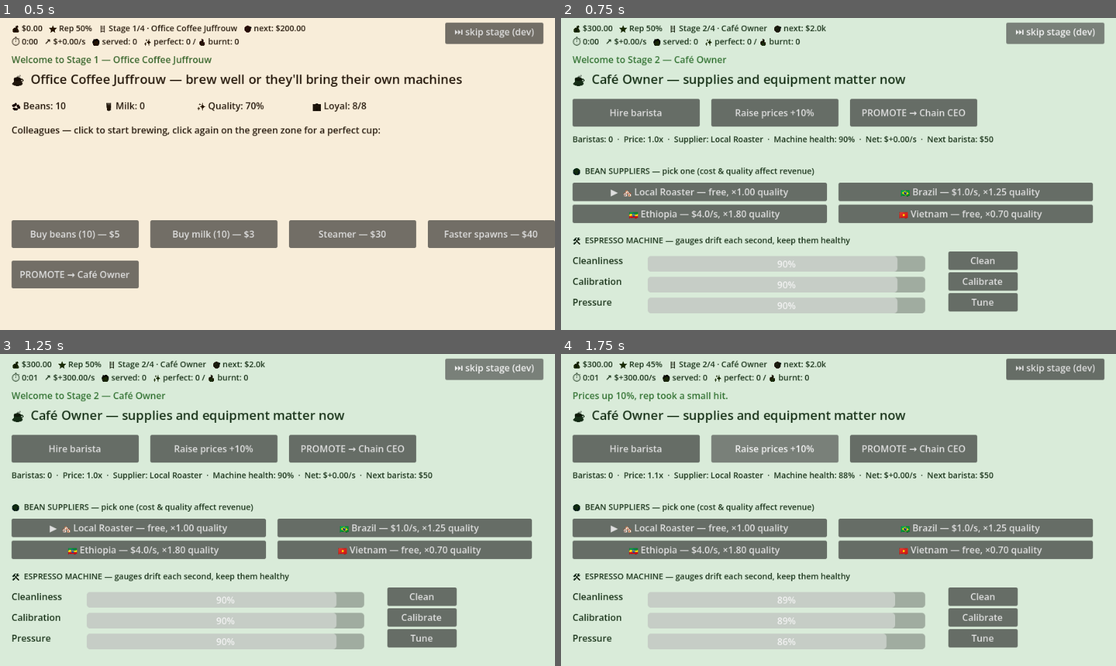
Above: before the commit, frames 1-4 (two rows, left to right).
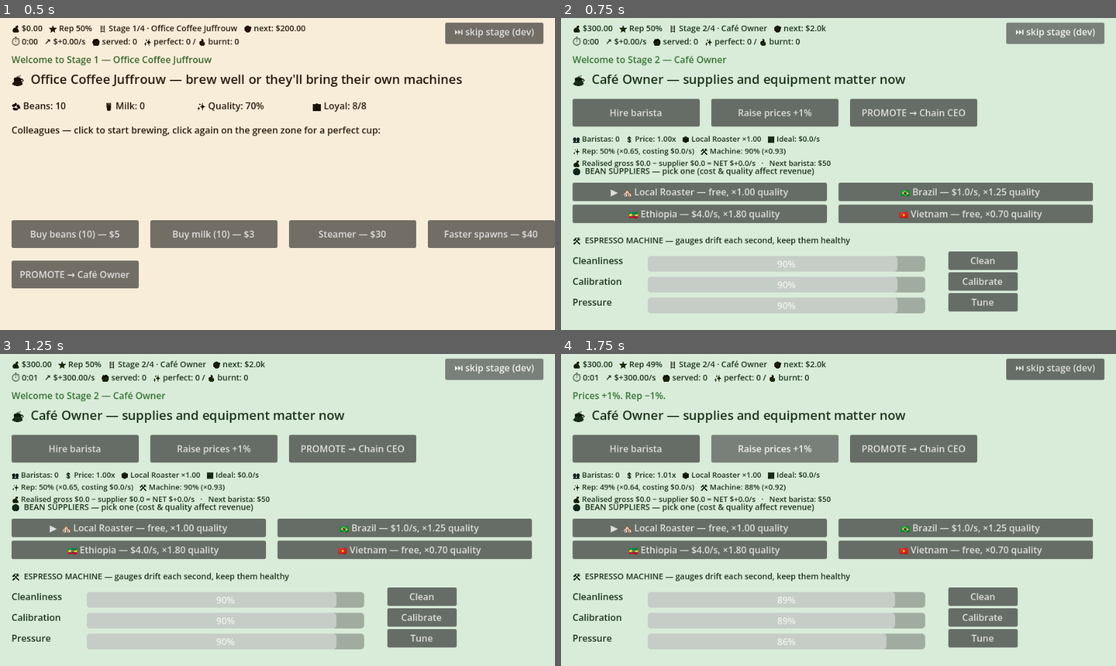
Above: after the commit, the same moments.

Repository: Bommelcode/marchyparchy
Game: Godot game, scene res://scenes/main.tscn
Same seed, same stepped clock (60 frames per second), same inputs: the game is played once before the commit and once after it.
Inputs:
- Up to frame 1 (0.5 s): no input
- Up to frame 2 (0.75 s): click "⏭ skip stage (dev)" at 0.5 s
- Up to frame 3 (1.25 s): no input
- Up to frame 4 (1.75 s): click "Raise prices +10%" (after the commit: "Raise prices +1%") at 1.25 s

Frame 1 is identical in both runs. In frame 2, 2.0% of the frame differs, in the area x 2-78%, y 29-49%; in frame 3, 2.0%; in frame 4, 2.2%, in the area x 2-78%, y 2-49%.

Commit message:
Stage 2: price hikes per percent, rep now hammers revenue
Raise prices is now +1% per click (was +10%). Each click also drops
rep by 1%, so the trade-off is fine-grained.

Reputation now multiplies revenue: rep_mult = 0.30 + 0.70 * rep, so
zero rep means 70% revenue lost. Combined with the existing machine
multiplier, low rep can wipe out an entire location's profit.

Status panel now shows three lines:
- Headcount, price multiplier, supplier, ideal gross
- Rep % (and $/s lost to rep), machine health (and $/s lost there)
- Realised gross, supplier cost, NET — with next-barista cost

Heads up: the previous commit (99c6b6f) was authored with a bad email
due to a CLI typo on my side. Future commits use the correct address.

Diff:
--- a/scripts/main.gd
+++ b/scripts/main.gd
@@ -529,14 +529,14 @@
 	_stage_title("☕  Café Owner — supplies and equipment matter now")
 
 	_make_stage_button("Hire barista", Vector2(20, 50), _hire_barista)
-	_make_stage_button("Raise prices +10%", Vector2(260, 50), _raise_prices)
+	_make_stage_button("Raise prices +1%", Vector2(260, 50), _raise_prices)
 	_make_stage_button("PROMOTE → Chain CEO", Vector2(500, 50), _try_promote)
 
 	s2_status = Label.new()
 	s2_status.position = Vector2(20, 110)
-	s2_status.size = Vector2(920, 50)
+	s2_status.size = Vector2(920, 70)
 	s2_status.modulate = STAGE_FG[2]
-	s2_status.add_theme_font_size_override("font_size", 14)
+	s2_status.add_theme_font_size_override("font_size", 13)
 	stage_view.add_child(s2_status)
 
 	# --- suppliers ---
@@ -594,9 +594,9 @@
 
 
 func _raise_prices() -> void:
-	cafe_price_mult += 0.1
-	rep = maxf(rep - 0.05, 0.0)
-	_notify("Prices up 10%, rep took a small hit.")
+	cafe_price_mult += 0.01
+	rep = maxf(rep - 0.01, 0.0)
+	_notify("Prices +1%. Rep −1%.")
 	_refresh_stage_2_ui()
 	_refresh_hud()
 
@@ -629,10 +629,22 @@
 	return (machine_clean + machine_calibration + machine_pressure) / 3.0
 
 
+func _stage_2_rep_multiplier() -> float:
+	# rep damage hits revenue hard: at full rep ×1.0, at zero rep ×0.30
+	return 0.30 + 0.70 * rep
+
+
 func _stage_2_revenue_per_sec() -> float:
 	var sup: Dictionary = SUPPLIERS[current_supplier]
-	var multiplier: float = 0.3 + 0.7 * _stage_2_machine_health()
-	var gross: float = float(baristas) * 5.0 * cafe_price_mult * float(sup["quality"]) * multiplier
+	var machine_mult: float = 0.30 + 0.70 * _stage_2_machine_health()
+	var rep_mult: float = _stage_2_rep_multiplier()
+	var gross: float = (
+		float(baristas) * 5.0
+		* cafe_price_mult
+		* float(sup["quality"])
+		* machine_mult
+		* rep_mult
+	)
 	return gross - float(sup["cost"])
 
 
@@ -654,14 +666,21 @@
 		machine_calib_bar.value = machine_calibration
 	if machine_press_bar != null:
 		machine_press_bar.value = machine_pressure
-	# stats line
+	# stats panel — three lines so each multiplier is legible
 	if s2_status != null:
 		var sup: Dictionary = SUPPLIERS[current_supplier]
-		var net: float = _stage_2_revenue_per_sec()
+		var rep_mult: float = _stage_2_rep_multiplier()
+		var machine_mult: float = 0.30 + 0.70 * _stage_2_machine_health()
+		var ideal_gross: float = float(baristas) * 5.0 * cafe_price_mult * float(sup["quality"])
+		var realised_gross: float = ideal_gross * machine_mult * rep_mult
+		var net: float = realised_gross - float(sup["cost"])
 		var next_cost: int = int(50.0 + float(baristas) * 50.0)
-		s2_status.text = "Baristas: %d  ·  Price: %.1fx  ·  Supplier: %s  ·  Machine health: %d%%  ·  Net: $%+.2f/s  ·  Next barista: $%d" % [
-			baristas, cafe_price_mult, String(sup["name"]),
-			int(_stage_2_machine_health() * 100.0), net, next_cost,
+		var rep_lost: float = ideal_gross - ideal_gross * rep_mult
+		s2_status.text = "👥 Baristas: %d   💲 Price: %.2fx   📦 %s ×%.2f   📈 Ideal: $%.1f/s\n✨ Rep: %d%% (×%.2f, costing $%.1f/s)   🛠️ Machine: %d%% (×%.2f)\n💰 Realised gross $%.1f − supplier $%.1f = NET $%+.1f/s   ·   Next barista: $%d" % [
+			baristas, cafe_price_mult, String(sup["name"]), float(sup["quality"]), ideal_gross,
+			int(rep * 100.0), rep_mult, rep_lost,
+			int(_stage_2_machine_health() * 100.0), machine_mult,
+			realised_gross, float(sup["cost"]), net, next_cost,
 		]
 
 
